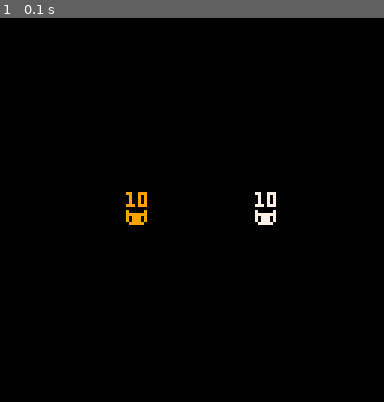
Above: before the commit, frame 1.
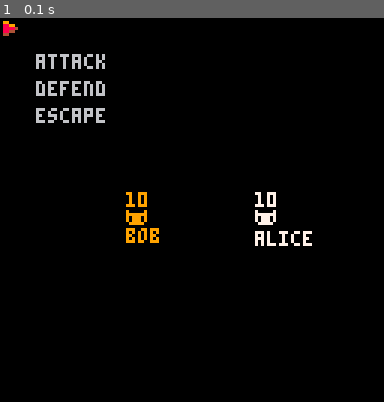
Above: after the commit, the same moment.

Repository: ItsSeaJay/cattle
Game: PICO-8 cartridge cattle.p8
The game is run twice, just before and just after one commit, with the same random seed, the same clock (stepped at 60 frames per second) and the same inputs.
Inputs:
- Up to frame 1 (0.1 s): no input

The runs differ from the first frame. In frame 1, 1.6% of the frame differs, in the area x 0-82%, y 0-60%.

Commit message:
Added the menu cursor back on the screen

Diff:
--- a/cattle.p8
+++ b/cattle.p8
@@ -13,6 +13,11 @@
 	width = 3,
 	height = 5
 }
+modes = {
+	debug = "debug",
+	release = "release"
+}
+mode = modes.release
 
 function _init()
 	battle:init()
@@ -25,12 +30,21 @@
 function _draw()
 	cls()
 
-	if menu.visible then
-		menu:draw()
+	battle:draw()
+	menu:draw()
+
+	if mode == modes.debug then
+		-- print a whole host of information useful for debugging
+		print(
+			"turn: "..battle.turn,
+		 text.width, screen.size - (text.height)
+		)
+		local owner = battle.combatants[battle.turn % count(battle.combatants) + 1].name
+		print(
+			owner.."'s turn",
+			text.width, screen.size - (text.height * 2)
+		)
 	end
-
-	player:draw()
-	enemy:draw()
 end
 
 -->8
@@ -52,26 +66,40 @@
 }
 
 function battle:init()
+	-- add some fighters to the battle
+	-- the combatants list is first in, last out
+	-- here the player goes first
+ add(self.combatants, enemy)
  add(self.combatants, player)
- add(self.combatants, enemy)
 end
 
 function battle:update()
-	-- battle using the owner of the current turn
- self.combatants[self.turn % count(self.combatants) + 1]:battle()
+	-- find out who 'owns' this turn
+	local owner = battle.turn % count(battle.combatants) + 1
+
+	-- perform battle using the owner of the current turn
+ self.combatants[owner]:battle()
+end
+
+function battle:draw()
+ for key, combatant in pairs(self.combatants) do
+  combatant:draw()
+ end
 end
 
 function battle:advance()
- turn = turn + 1
+ self.turn = self.turn + 1
 end
 
 function get_teams()
  -- todo: get the teams participating in the battle
+ --       by iterating over the list of combatants
 end
 
 -->8
 
 player = {
+	name = "bob",
 	hitpoints = 10,
 	team = "heroes",
 	x = screen.size / 3,
@@ -80,12 +108,13 @@
 }
 
 function player:battle()
-
+ -- allow the player to move the menu cursor
 end
 
 function player:draw()
- print(self.hitpoints, self.x, self.y - 6, self.colour)
+ print(self.hitpoints, self.x, self.y - (text.height + 1), self.colour)
  print("🐱", self.x, self.y, self.colour)
+ print(self.name, self.x, self.y + (text.height + 1), self.colour)
 end
 
 -->8
@@ -93,6 +122,7 @@
 -- enemy
 
 enemy = {
+	name = "alice",
 	hitpoints = 10,
 	team = "villains",
 	x = screen.size / 3 * 2,
@@ -101,12 +131,16 @@
 }
 
 function enemy:battle()
-
+ player.hitpoints = player.hitpoints - 1
+
+ -- pass the turn
+ battle:advance()
 end
 
 function enemy:draw()
- print(self.hitpoints, self.x, self.y - 6, self.colour)
+ print(self.hitpoints, self.x, self.y - (text.height + 1), self.colour)
  print("🐱", self.x, self.y, self.colour)
+ print(self.name, self.x, self.y + 1 + (text.height + 1), self.colour)
 end
 
 -->8
@@ -137,24 +171,34 @@
 }
 
 menu = {
-	options = {},
+	options = menus.player.options,
 	visible = true,
 	margin = 12,
 	padding = 4,
 	cursor = { -- note: this appears to be a reserved keyword
-
+		x = 1,
+		y = 1,
+		sprite = 1,
+		selection = 1
 	}
 }
 
 function menu:draw()
- for option in all(menu.options) do
-  -- loop code
+	spr(menu.cursor.sprite, menu.cursor.x, menu.cursor.y)
+
+	-- draw the options available to the player
+ for key, option in pairs(self.options) do
+ 	local x = self.margin
+  local y = (key * (text.height + self.padding)) - (text.height + self.padding)
+  local colour = 6 -- light grey
+
+  print(option.name, x, y + self.margin, colour)
  end
 end
 
 __gfx__
-00000000880000000000000000000000000000000000000000000000000000000000000000000000000000000000000000000000000000000000000000000000
-00000000888800000000000000000000000000000000000000000000000000000000000000000000000000000000000000000000000000000000000000000000
-00700700888880000000000000000000000000000000000000000000000000000000000000000000000000000000000000000000000000000000000000000000
-00077000888800000000000000000000000000000000000000000000000000000000000000000000000000000000000000000000000000000000000000000000
-00077000880000000000000000000000000000000000000000000000000000000000000000000000000000000000000000000000000000000000000000000000
+00000000990000000000000000000000000000000000000000000000000000000000000000000000000000000000000000000000000000000000000000000000
+00000000889900000000000000000000000000000000000000000000000000000000000000000000000000000000000000000000000000000000000000000000
+00700700888840000000000000000000000000000000000000000000000000000000000000000000000000000000000000000000000000000000000000000000
+00077000884400000000000000000000000000000000000000000000000000000000000000000000000000000000000000000000000000000000000000000000
+00077000440000000000000000000000000000000000000000000000000000000000000000000000000000000000000000000000000000000000000000000000
